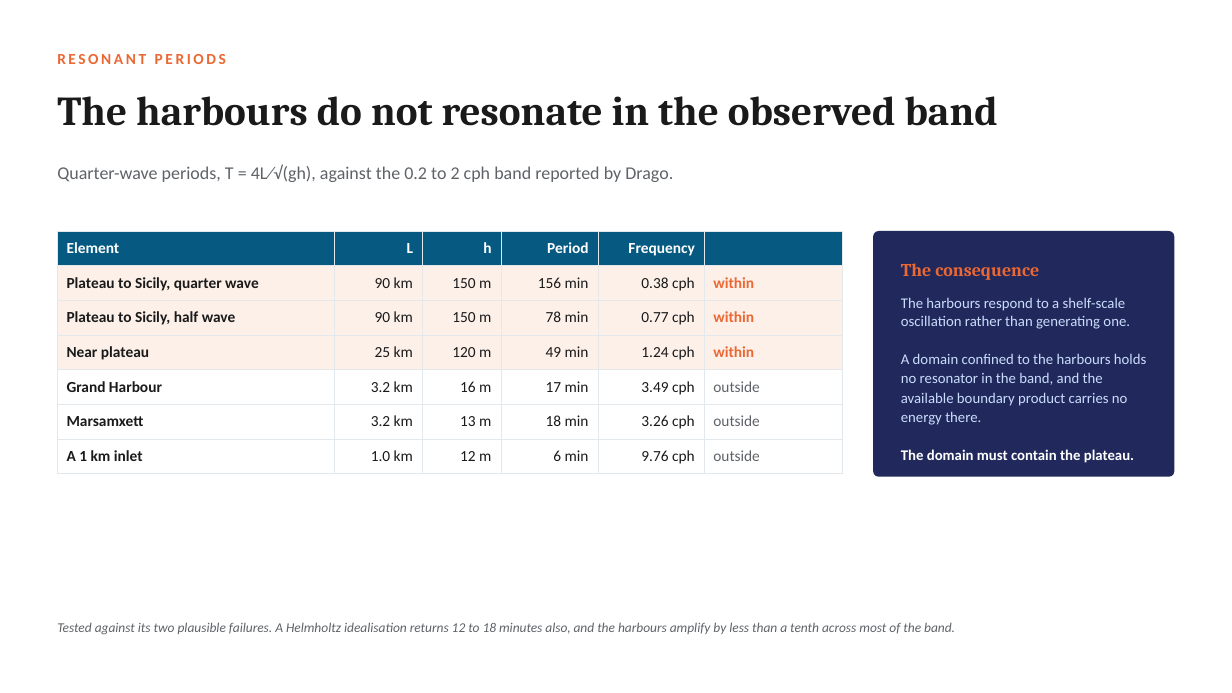
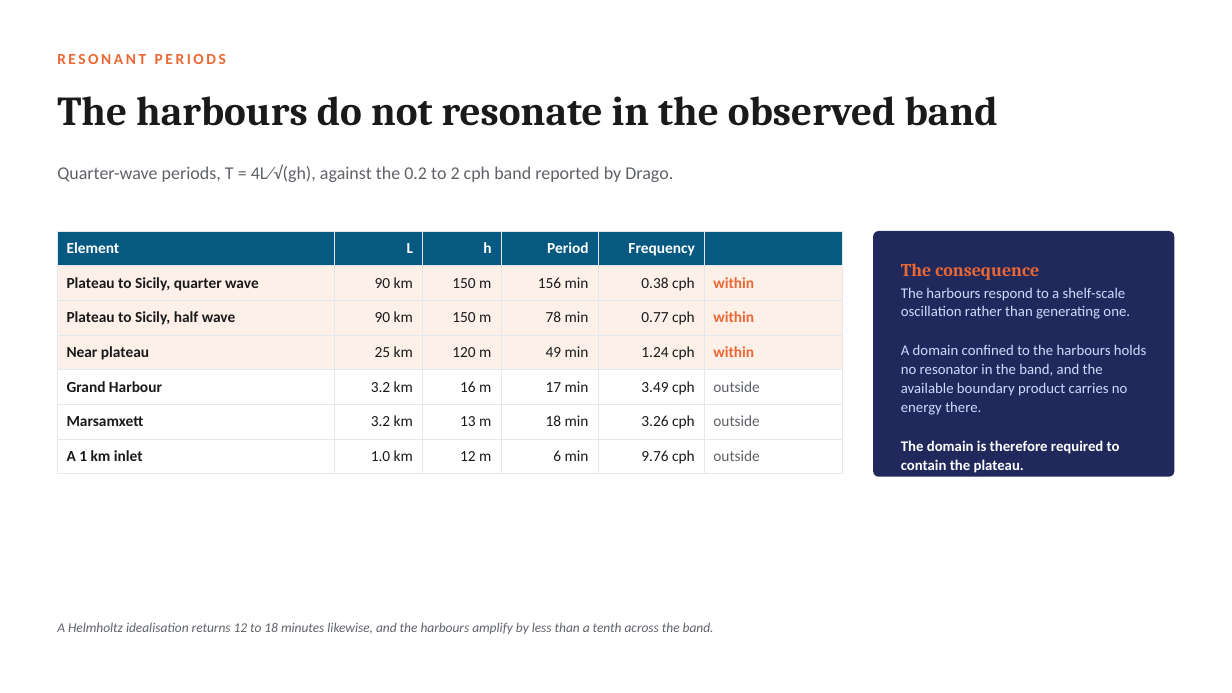
Before and after one commit to cicero-martins/MaltaDT, a slide deck: slide 5 of docs/valletta_model_concept_2026-09-25.pptx. Drawn at 1232x693 pixels with LibreOffice and Linux fonts; fonts in the diff are those of the drawing. Boxes give left, top, right and bottom in pixels: in the first picture for what was removed or moved away, otherwise in the second. Text is boxed around its words. In the diff, an @@ line names an element or a change of style, - is before the commit and + after.

Commit message:
docs(deck): rewrite the prose, the previous pass having been cosmetic
The preceding commit changed the section labels and the slide titles and left
the sentences beneath them in the voice of a memorandum. The checker reported
nothing because its patterns address labels rather than voice, and the deck
was declared finished on that basis. The reader observed that nothing had
changed, which was correct.

Twenty-eight passages are rewritten at the level of the sentence. The
departures were sentence fragments presented as statements, antithesis carried
into the body text after being removed from the titles, elliptical
constructions of the form "Affirmed, it confirms; denied, it is blamed",
colloquial verbs for physical processes, and one direct address to the
audience in a slide that will be shown to it.

Three boxes needed refitting once the sentences grew, one of them by a single
character past the width of a line.

The lesson is recorded with the feedback in memory. A label is not a register,
and when the register is what was asked for, the text is rewritten sentence by
sentence and read in full rather than passed through a checker whose patterns
were never designed to hear voice.

```diff
--- a/docs/valletta_model_concept_2026-09-25.pptx
+++ b/docs/valletta_model_concept_2026-09-25.pptx
@@ text at [901, 440, 1120, 473]: text changed @@
-The domain must contain the plateau.
+The domain is therefore required to contain the plateau.
@@ text at [57, 622, 714, 634]: text changed @@
-Tested against its two plausible failures. A Helmholtz idealisation returns 12 to 18 minutes also, and the harbours amplify by less than a tenth across most of the band.
+A Helmholtz idealisation returns 12 to 18 minutes likewise, and the harbours amplify by less than a tenth across the band.
```
Also in this commit, not shown: 6 other slides changed, 1 other file.
